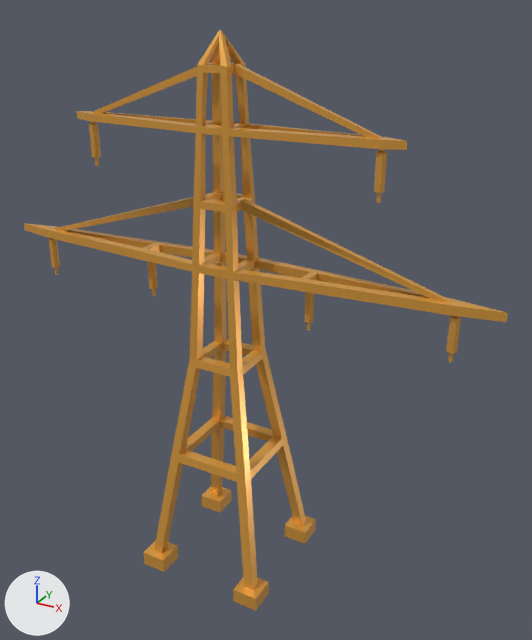
The glTF model public/models/power_line_pole.glb, before and after one commit.
Both versions are drawn from a 50 mm camera at (9.28, -14.8, 14.79) aimed at (0.84, 0.54, 7.12). The axes (+X, +Y, +Z) are drawn at lower left. The lights are the same throughout. Where no turn or scale is listed for an object, it has been applied to the vertices.

Script lines for the objects in view, before the commit:
```python
me_power_line_pole = bpy.data.meshes.new('power_line_pole')
me_power_line_pole.from_pydata(...)  # 552 vertices, 1194 faces; spans x -6.88..6.88, y -1.85..1.85, z -0.21..14.14
me_power_line_pole.materials.append(mat_lowpoly_colors)  # orange #e7a747
ob_power_line_pole = bpy.data.objects.new('power_line_pole', me_power_line_pole)
ob_power_line_pole.location = (0.0, 0.0, 0.0)
```
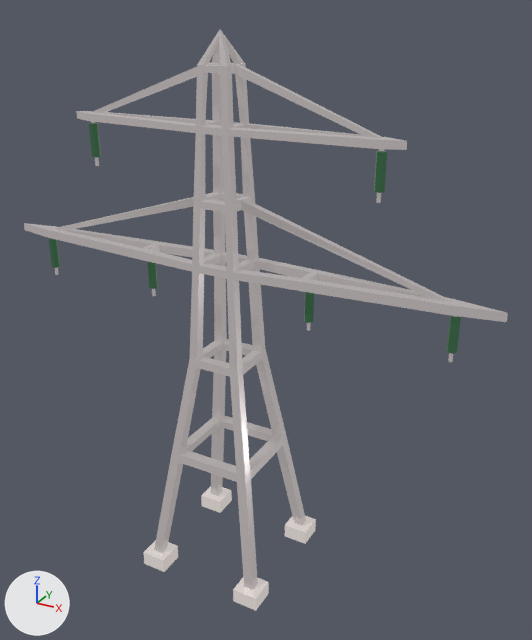
Boxes [x1, y1, x2, y2] around the edits, measured in the pictures (532 x 640 px):
```json
{"object": "power_line_pole", "change": "recoloured", "before": [24, 30, 508, 611], "after": [24, 30, 508, 611], "on screen": "brown to grey"}
```

Edits to the scene script, one JSON object a line:
```json
{"op": "add", "block": "img_base", "code": ["img_base = load_image('base', '_unpacked/base', 1024, 1024, 'sRGB')"]}
{"op": "add", "block": "mat_lowpoly_colors_001", "code": ["mat_lowpoly_colors_001 = bpy.data.materials.new('LOWPOLY-COLORS.001')", "# uses the picture img_base"]}
{"block": "me_power_line_pole", "where": "me_power_line_pole.from_pydata(...)  # 552 vertices, 1194 faces; spans x -6.88..6.88, y -1.85..1.85, z -0.21..14.14"}
{"op": "remove", "block": "me_power_line_pole", "code": "me_power_line_pole.materials.append(mat_lowpoly_colors)  # orange #e7a747"}
{"op": "add", "block": "me_power_line_pole", "code": "me_power_line_pole.materials.append(mat_lowpoly_colors_001)"}
```
